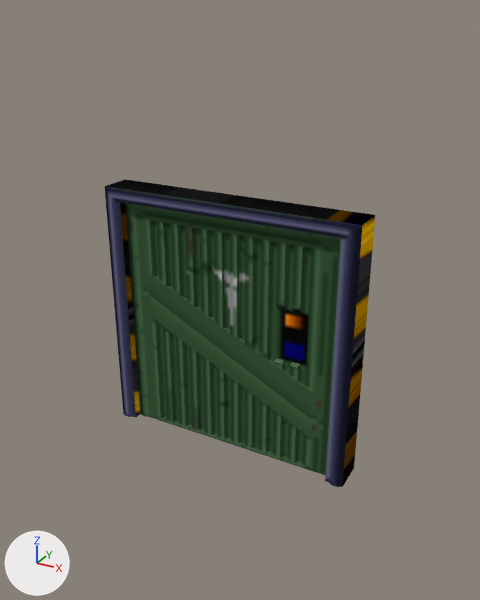
Renders of the Blender file Assets/Models/door1.blend from each side of a commit.
Before and after are seen from a 50 mm camera at (2.87, -5.04, 4.12) aimed at (0.05, 0.1, 1.55). The axes (+X, +Y, +Z) are drawn at lower left. The lights are the same throughout.

The first picture shows 'door1.frame', 'door1.lower', 'door1.upper'.
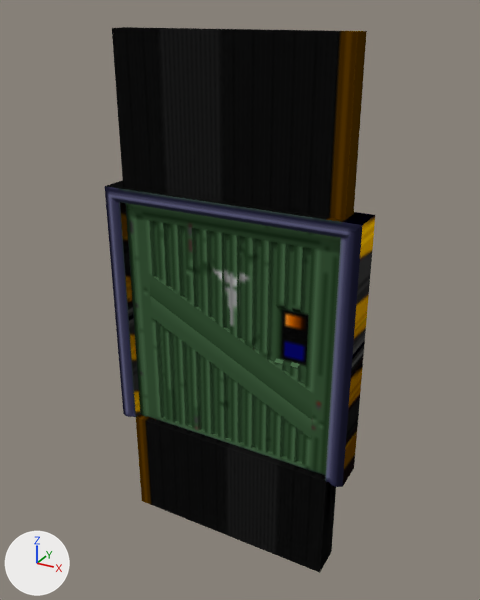
Changed parts and their boxes [x1, y1, x2, y2] in the pictures (480 x 600 px):
'door1.frame', reshaped (77% taller): before [105, 179, 375, 487]; after [105, 27, 375, 573]
part 1 of me_bsp_model_401_mesh, added (black): after [136, 414, 336, 573]
part 2 of me_bsp_model_401_mesh, added (black): after [112, 27, 367, 568]

What the commit changed:
me_bsp_model_401_mesh is used by ob_door1_frame; location (0.0, 0.0, 0.0); scale (0.0398, 0.0398, 0.0398).
Verts and faces of me_bsp_model_401_mesh; kept vertices keep their numbers, new ones are numbered from 92.
me_bsp_model_401_mesh had 92 vertices, 100 faces and spanned x -32.4..32.3, y -4.8..4.5, z 0.0..64.3.
me_bsp_model_401_mesh now has 120 vertices, 121 faces and spans x -32.4..32.3, y -4.8..4.5, z -29.0..99.6.
me_bsp_model_401_mesh part 1: a new loose piece of 16 vertices spanning x -28.1..28.1, y -4.1..3.9, z -29.0..0.0, in mat_flight1_4 (picture img_flight1_4).
Part 2, on me_bsp_model_401_mesh:
New vertex 92 is at (-28.1, -2.4, 64.3), pixel (123, 186).
New vertex 93 is at (28.1, -2.4, 64.3), pixel (345, 219).
New vertex 94 is at (-28.1, -2.4, 99.6), pixel (111, 27).
New vertex 95 is at (28.1, -2.4, 99.6), pixel (357, 31).
New vertex 96 is at (28.1, -2.4, 0.0).
New vertex 97 is at (28.1, -2.4, -29.0), pixel (322, 568).
New vertices 98 to 103 stand at vertices 92 to 97, in that order, plus (0.0, 4.8, 0.0).
New faces: (94, 95, 101, 100), (92, 93, 95, 94), (92, 94, 100, 98), (98, 100, 101, 99), (93, 99, 101, 95), (96, 97, 103, 102) (mat_flight1_4 (picture img_flight1_4)).
